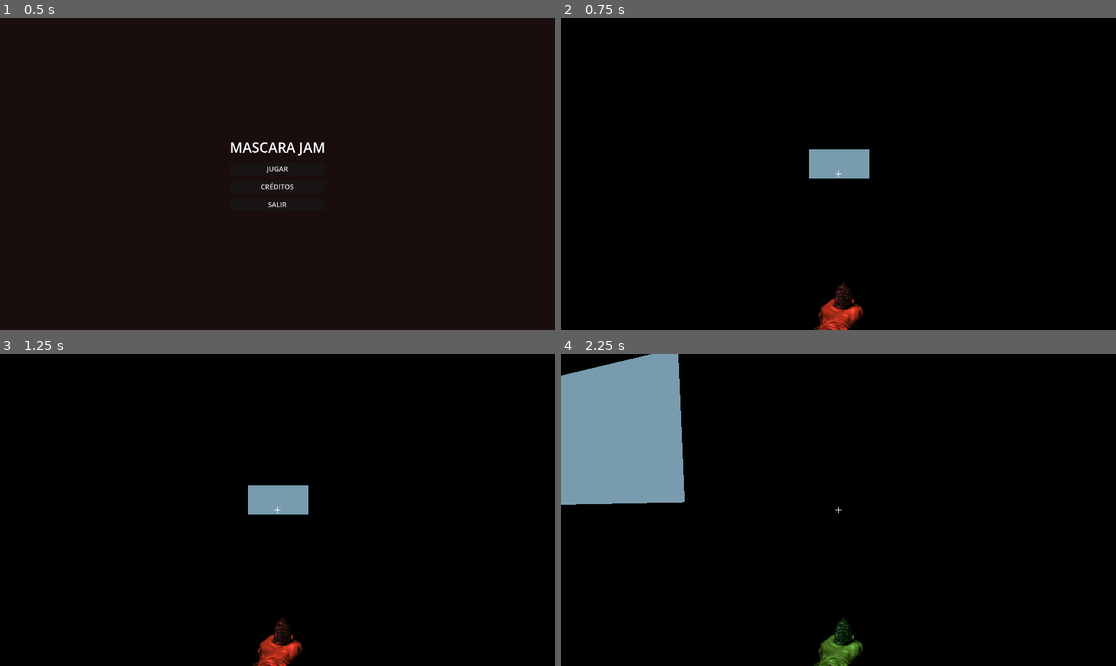
Above: before the commit, frames 1-4 (two rows, left to right).
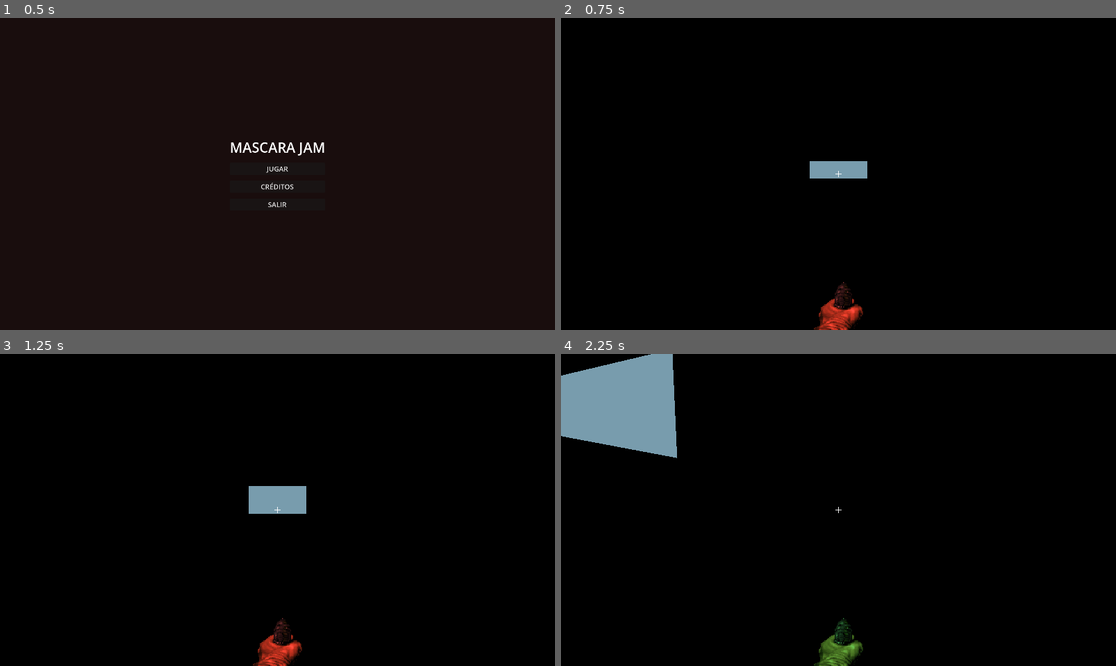
Above: after the commit, the same moments.

Repository: trvdex/mascara-jam
Game: Godot game, scene res://scenes/Menu.tscn
Same seed, same stepped clock (60 frames per second), same inputs: the game is played once before the commit and once after it.
Inputs (mouse positions are in pixels of both pictures, inside the frame that each line leads up to):
- Up to frame 1 (0.5 s): no input
- Up to frame 2 (0.75 s): click "JUGAR" at 0.5 s
- Up to frame 3 (1.25 s): no input
- Up to frame 4 (2.25 s): tap Enter at 1.25 s; move the mouse to (866, 510) at 1.27 s; hold 2 (ammo_blue) 1.28-2.03 s; hold W (move_forward) from 1.28 s (still down); tap Space (jump) at 1.52, 2 s; move the mouse to (810, 510) at 2.02 s; tap 3 (ammo_green) at 2.1 s

Frame 1 is identical in both runs. In frame 2, 0.4% of the frame differs, in the area x 44-56%, y 42-52%; in frame 3, less than 0.1%; in frame 4, 4.3%, in the area x 0-23%, y 0-49%.

Commit message:
Procedural y demas

Diff:
--- a/scenes/defaultRoom.tscn
+++ b/scenes/defaultRoom.tscn
@@ -11,6 +11,7 @@
 data = PackedVector3Array(0.75, 2.5, 0, 0.75, 2.5, -0.75, 0, 2.5, 0, 0, 2.5, 0, 0.75, 2.5, -0.75, 0, 2.5, -0.75, 0.75,  …(8162 unchanged characters)…
 
 [node name="StaticBody3D" type="StaticBody3D" unique_id=1073513456]
+collision_layer = 2
 
 [node name="RoomPrototype" type="MeshInstance3D" parent="." unique_id=1223698703]
 transform = Transform3D(1, 0, 0, 0, 1, 0, 0, 0, 1, 0, 0.501, 0)
--- /dev/null
+++ b/scenes/main.gd
@@ -0,0 +1,83 @@
+extends Node3D
+
+const defaultRoomScene = preload("res://scenes/defaultRoom.tscn")
+const roomSize = 10;
+var n := 4
+var matrix := []
+@onready var player = $Player
+# Called when the node enters the scene tree for the first time.
+func _ready() -> void:
+	var habitacionesMaximas = int(round(n*n*0.7))
+	randomize()
+	for i in range(0, n+2):
+		matrix.append([])
+		for j in range(0, n+2):
+			matrix[i].append(0)
+	matrix[1][1] = 1;
+	var result1 = 0
+	var result2 = 0
+	var numeroHabitacionesACrear
+	var posiblesHabitacionesACrear = 0
+	var habitacionEnSiguienteFila = false
+	for i in range(1, n+1):
+		habitacionEnSiguienteFila = false
+		for j in range(1, n+1):
+			if habitacionesMaximas < 0:
+				break
+			result1 = 0
+			result2 = 0
+			if !(matrix[i][j] == 0):
+				posiblesHabitacionesACrear = 2
+				if !habitacionEnSiguienteFila:
+					numeroHabitacionesACrear = 1
+				if i == n+1:
+					posiblesHabitacionesACrear -= 1
+				if j == n+1:
+					posiblesHabitacionesACrear -= 1
+				result1 = int(randi_range(0, 3) > 0)
+				result2 = int(randi_range(0, 3) > 0)
+				if i == n+1:
+					result1 = 0
+				if j == n+1:
+					result2 = 0
+				if (result1 == 0 and result2 == 0) and numeroHabitacionesACrear == 1:
+					if !(i == n+1):
+						result1 = 1
+					if !(j == n+1) and result1 == 0:
+						result2 = 1
+				if result1 == 1:
+					habitacionesMaximas -= 1
+				if result2 == 1:
+					habitacionesMaximas -= 1
+			else:
+				result1 = 0
+				result2 = 0
+			matrix[i+1][j] = result1
+			matrix[i][j+1] = result2
+	print_matrix(matrix, n+2)
+
+func print_matrix(matrix: Array, size: int) -> void:
+	var primero = true
+	for x in range(size):
+		var linea := ""
+		for z in range(size):
+			linea += str(matrix[x][z]) + " "
+			if matrix[x][z] == 1:
+				var habitacion = defaultRoomScene.instantiate()
+				habitacion.position.x = x * roomSize
+				habitacion.position.z = z * roomSize
+				add_child(habitacion)
+				if primero:
+					primero = false
+					player.position.x = x * roomSize
+					player.position.z = z * roomSize
+					player.position.y = 1
+		print(linea)
+
+
+
+
+
+# Called every frame. 'delta' is the elapsed time since the previous frame.
+func _process(delta: float) -> void:
+	pass
--- a/scenes/main.tscn
+++ b/scenes/main.tscn
@@ -1,10 +1,11 @@
 [gd_scene format=3 uid="uid://b604wt5krh68l"]
 
 [ext_resource type="PackedScene" uid="uid://cky5417v0nrw5" path="res://scenes/player.tscn" id="1_o5qli"]
+[ext_resource type="Script" uid="uid://co6lvnpsywi25" path="res://scenes/main.gd" id="1_tbgi4"]
 [ext_resource type="Script" uid="uid://d3w4nj2qkus1c" path="res://scripts/PlayerMovement.gd" id="3_sugp2"]
 [ext_resource type="PackedScene" uid="uid://dqboq2so76wa2" path="res://enemies/enemie.tscn" id="4_jyhfs"]
-[ext_resource type="PackedScene" uid="uid://boqlke67foepw" path="res://scenes/defaultRoom.tscn" id="5_tbgi4"]
-[ext_resource type="Script" uid="uid://dohv8bqcrmetu" path="res://scenes/enemy_spawner.gd" id="5_tefeu"]
+[ext_resource type="PackedScene" uid="uid://c4luh2xtyootg" path="res://scenes/defaultRoom.tscn" id="5_tbgi4"]
+[ext_resource type="Script" path="res://scenes/enemy_spawner.gd" id="5_tefeu"]
 
 [sub_resource type="PhysicsMaterial" id="PhysicsMaterial_jyhfs"]
 
@@ -13,6 +14,7 @@
 [sub_resource type="StandardMaterial3D" id="StandardMaterial3D_jyhfs"]
 
 [node name="Main" type="Node3D" unique_id=662603082]
+script = ExtResource("1_tbgi4")
 
 [node name="Player" parent="." unique_id=1384185698 instance=ExtResource("1_o5qli")]
 script = ExtResource("3_sugp2")
Not shown, added: scenes/main.gd.uid
